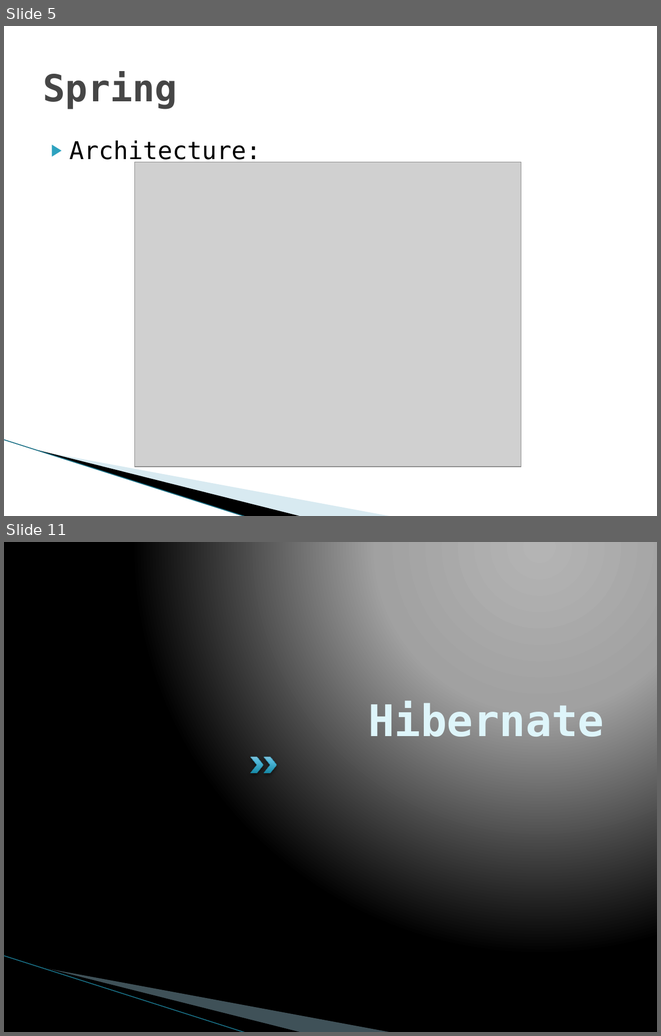
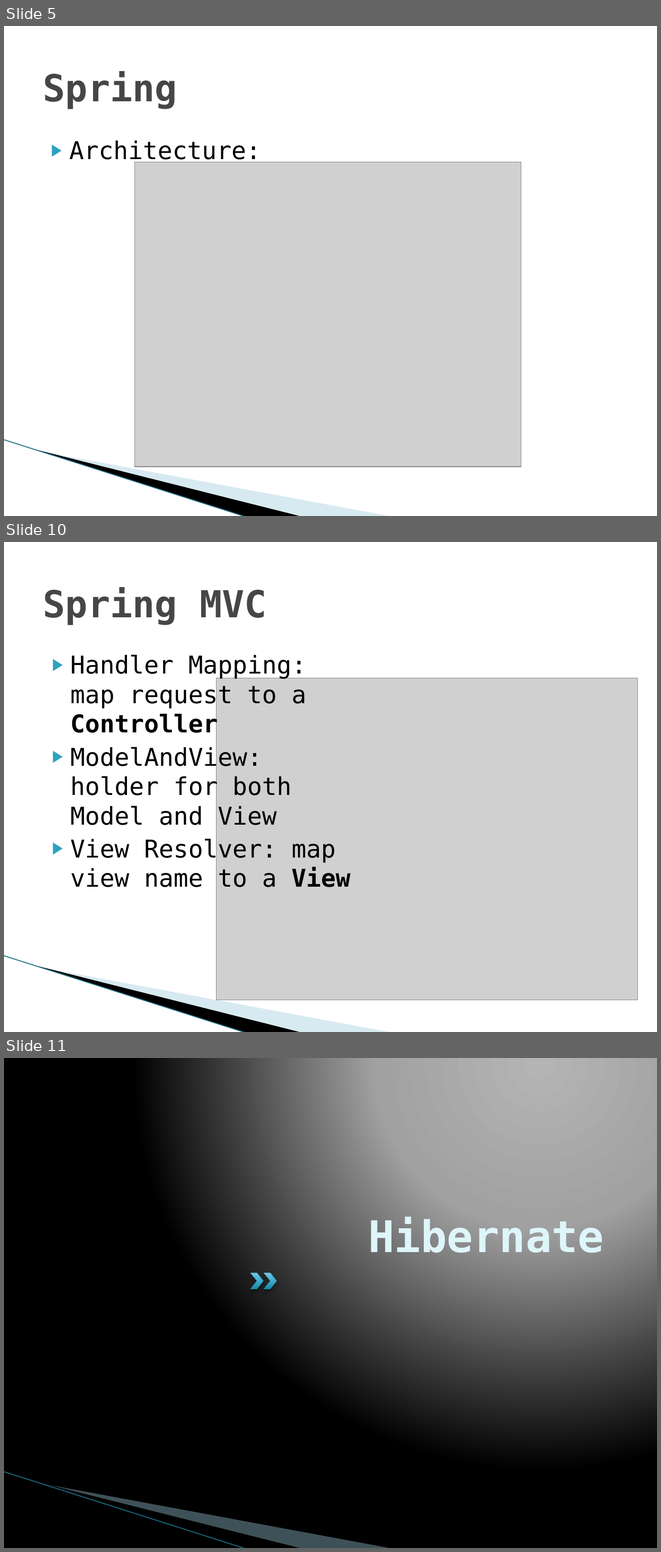
Before and after one commit to PusHGoD/DemoSpring, a slide deck: Spring.pptx. Shown one above the other, each under a label of ours: slides 5 and 11 before the commit, slides 5, 10 and 11 after it; the slides between them are not shown. The pictures are 661x1036 and 661x1552 pixels, drawn with LibreOffice and Linux fonts; fonts in the diff are those of the drawing; grey boxes stand for pictures; background and template pictures are left out. Boxes give left, top, right and bottom in pixels: in the first picture for what was removed or moved away, otherwise in the second. Text is boxed around its words. In the diff, an @@ line names an element or a change of style, - is before the commit and + after.

```diff
--- a/Spring.pptx
+++ b/Spring.pptx
@@ slide 10 added at (4, 542, 657, 1032), background #FFFFFF; not listed: 3 template elements that a slide beside it also shows @@
@@ title added at (43, 587, 267, 625), 41 pt, text #464646, bold @@
+Spring MVC
@@ text added at (70, 654, 350, 887), 27 pt, text #000000 @@
+▶ Handler Mapping: map request to a Controller
+▶ ModelAndView: holder for both Model and View
+▶ View Resolver: map view name to a View
@@ picture added at (216, 678, 637, 999) @@
```
Also in this commit, not shown: 9 slides changed, 1 other slide added, 1 slide removed.
